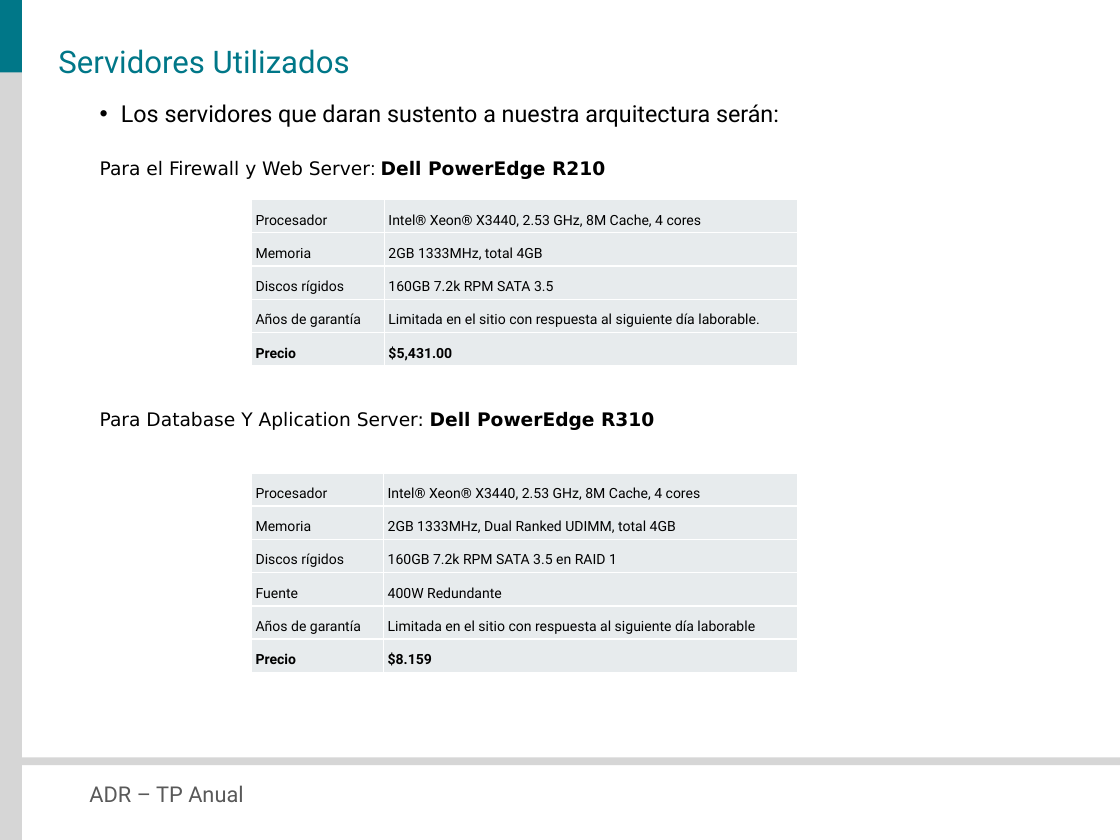
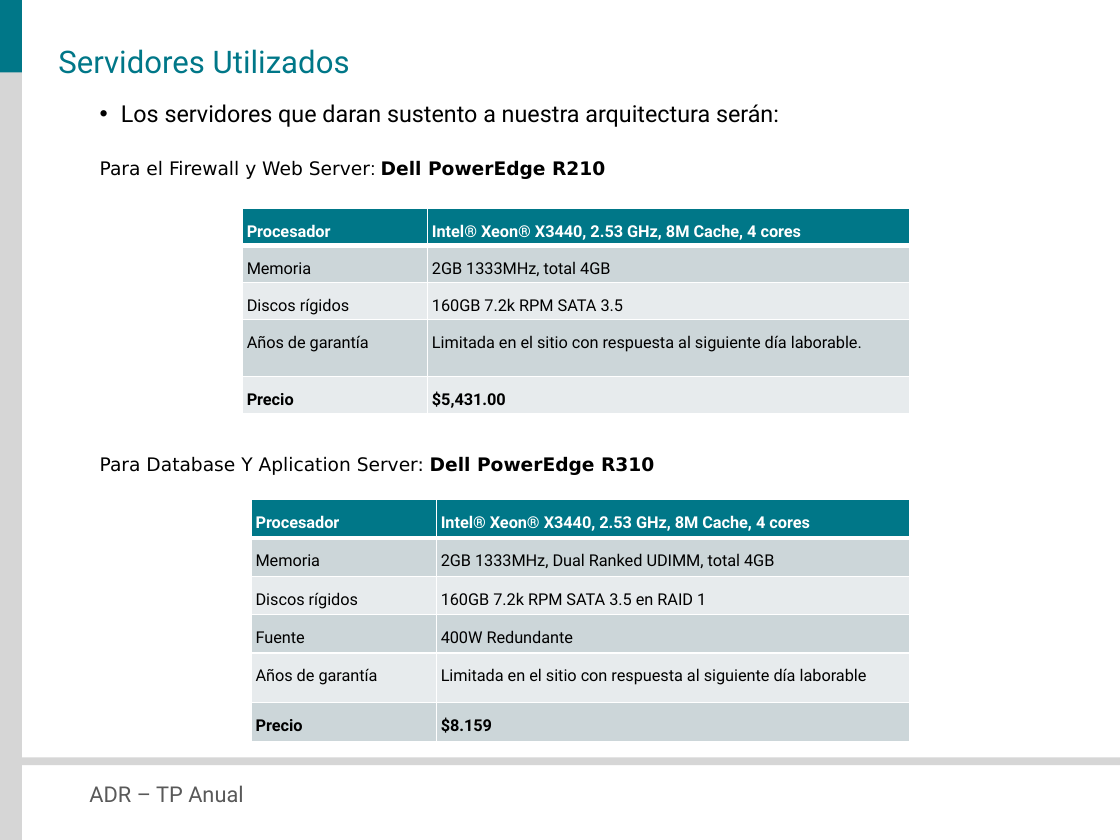
Before and after one commit to veritoreinoso/adr-2010, a slide deck: slide 20 of Presentacion.pptx (slide 19 before the commit). Drawn at 1120x840 pixels with LibreOffice and Linux fonts; fonts in the diff are those of the drawing. Boxes give left, top, right and bottom in pixels: in the first picture for what was removed or moved away, otherwise in the second. Text is boxed around its words. In the diff, an @@ line names an element or a change of style, - is before the commit and + after.

```diff
--- a/Presentacion.pptx
+++ b/Presentacion.pptx
@@ text "Los servidores que daran sustento ..." rewrapped from (x1=100, y1=104, x2=779, y2=430) to (x1=100, y1=104, x2=779, y2=475) @@
@@ table at (x1=243, y1=208, x2=909, y2=417) @@
@@ fill #E7ECED to #007788 in row 1 @@
@@ fill #E7ECED to #CCD6DA in 4 cells @@
@@ size 9 to 10.5 pt @@
@@ text colour #000000 to #FFFFFF, bold on in "Procesador", "Intel® Xeon® X3440, 2.53 GHz, 8M Cache, ..." @@
@@ borders changed @@
@@ table resized from (x1=251, y1=199, x2=799, y2=368) to (x1=243, y1=208, x2=909, y2=417) @@
@@ table at (x1=251, y1=500, x2=909, y2=741) @@
@@ fill #E7ECED to #007788 in row 1 @@
@@ fill #E7ECED to #CCD6DA in 6 cells @@
@@ size 9 to 10.5 pt @@
@@ text colour #000000 to #FFFFFF, bold on in "Procesador", "Intel® Xeon® X3440, 2.53 GHz, 8M Cache, ..." @@
@@ borders changed @@
@@ table resized from (x1=251, y1=473, x2=797, y2=675) to (x1=251, y1=500, x2=909, y2=741) @@
```
Also in this commit, not shown: 3 other slides changed, 1 slide added.
